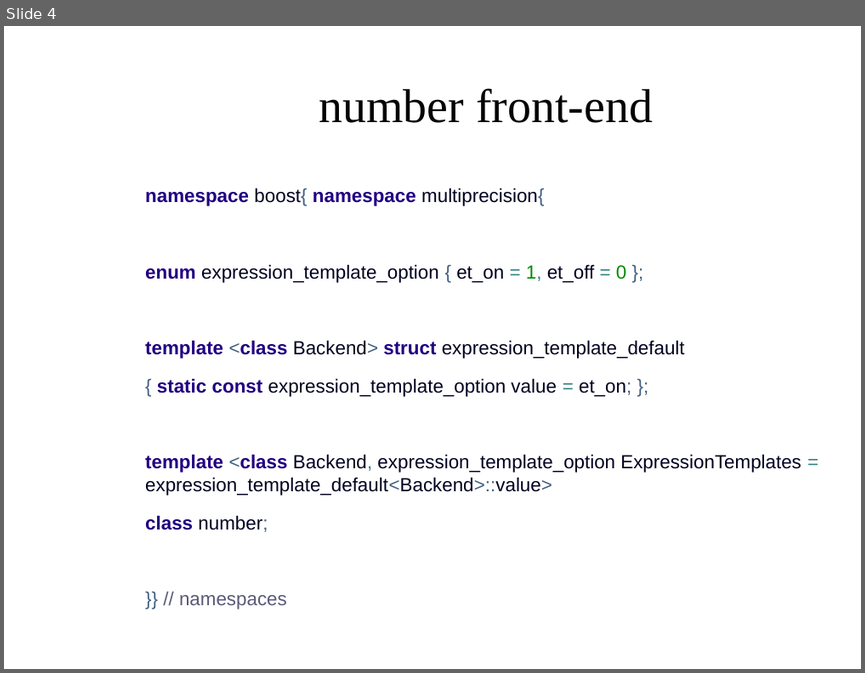
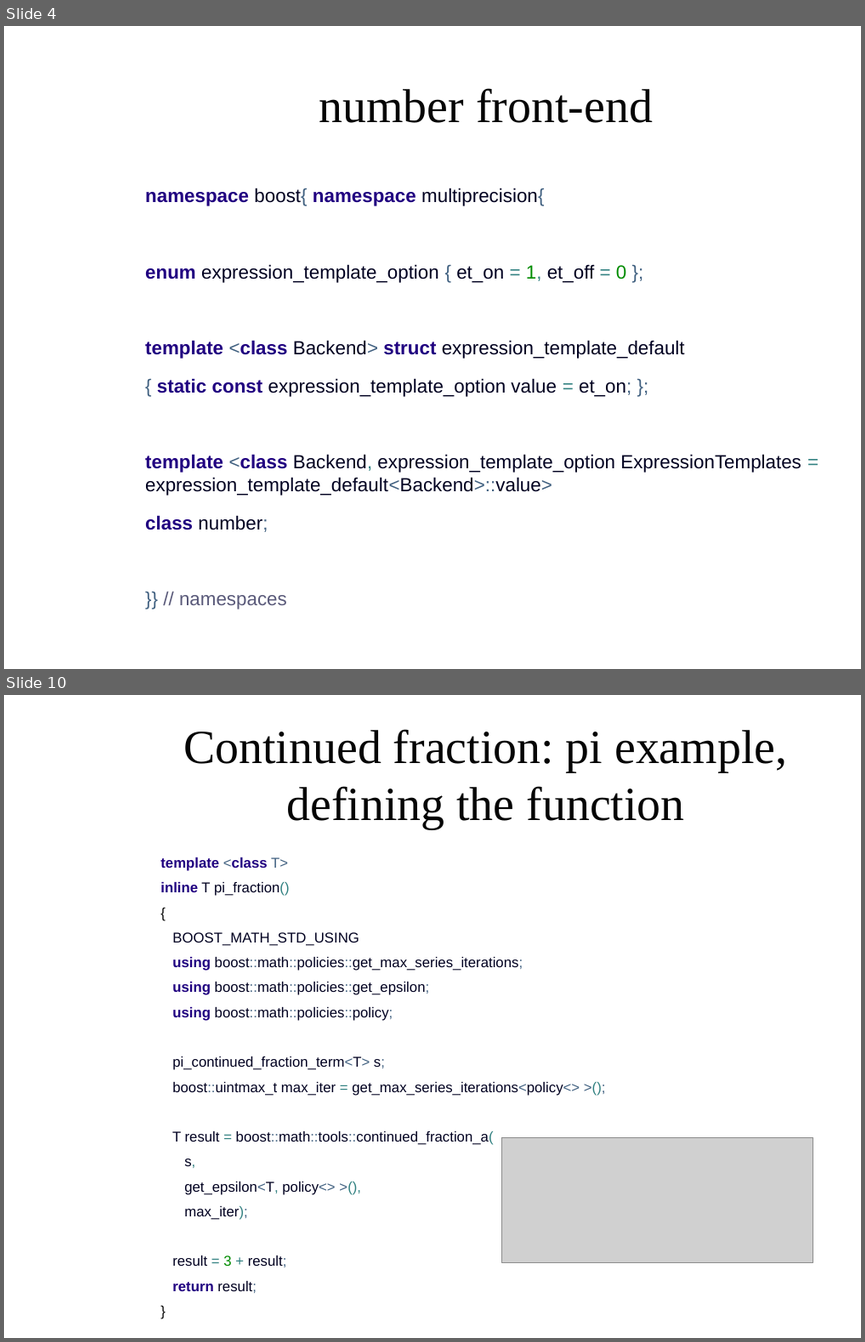
Before and after one commit to AntonBikineev/gmp_presentation_examples, a slide deck: GMPpresentation.odp. Shown one above the other, each under a label of ours: slide 4 before the commit, slides 4 and 10 after it; the slides between them are not shown. The pictures are 865x673 and 865x1342 pixels, drawn with LibreOffice and Linux fonts; fonts in the diff are those of the drawing; grey boxes stand for pictures; background and template pictures are left out. Boxes give left, top, right and bottom in pixels: in the first picture for what was removed or moved away, otherwise in the second. Text is boxed around its words. In the diff, an @@ line names an element or a change of style, - is before the commit and + after.

```diff
--- a/GMPpresentation.odp
+++ b/GMPpresentation.odp
@@ slide 10 added at <box>4,695,861,1338</box>, background picture (left out) @@
@@ title added at <box>183,729,787,828</box>, 44 pt, text #050505 @@
+Continued fraction: pi example,
+defining the function
@@ text added at <box>160,857,579,1219</box>, 13.2 pt, text #000020 @@
+template <class T>
+inline T pi_fraction()
+{
+BOOST_MATH_STD_USING
+using boost::math::policies::get_max_series_iterations;
+using boost::math::policies::get_epsilon;
+using boost::math::policies::policy;
+pi_continued_fraction_term<T> s;
+boost::uintmax_t max_iter = get_max_series_iterations<policy<> >();
+T result = boost::math::tools::continued_fraction_a(
+s,
+get_epsilon<T, policy<> >(),
+max_iter);
+result = 3 + result;
+return result;
+}
@@ picture added at <box>501,1137,813,1263</box> @@
```
Also in this commit, not shown: 9 slides changed, 4 other slides added, 1 slide removed, 2 other files.
